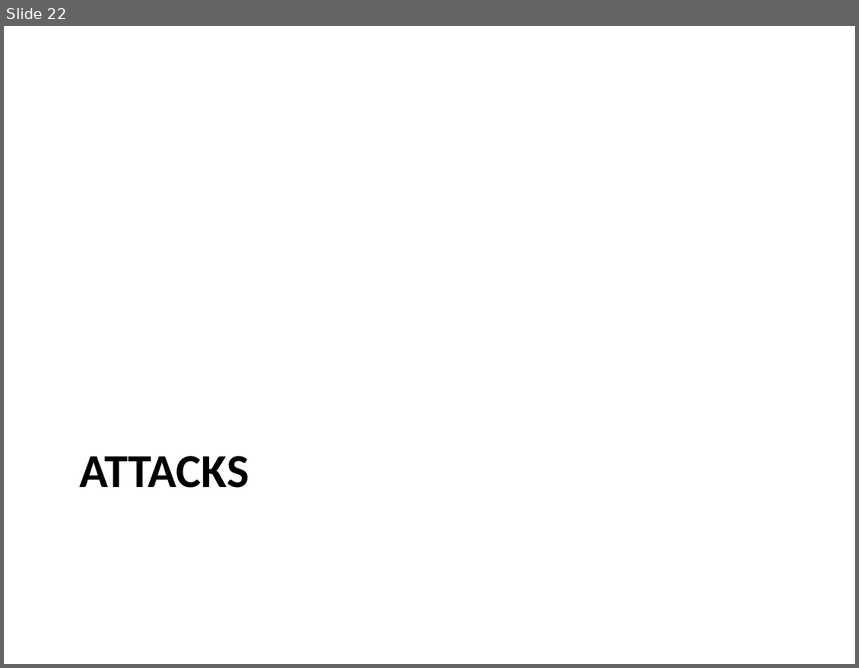
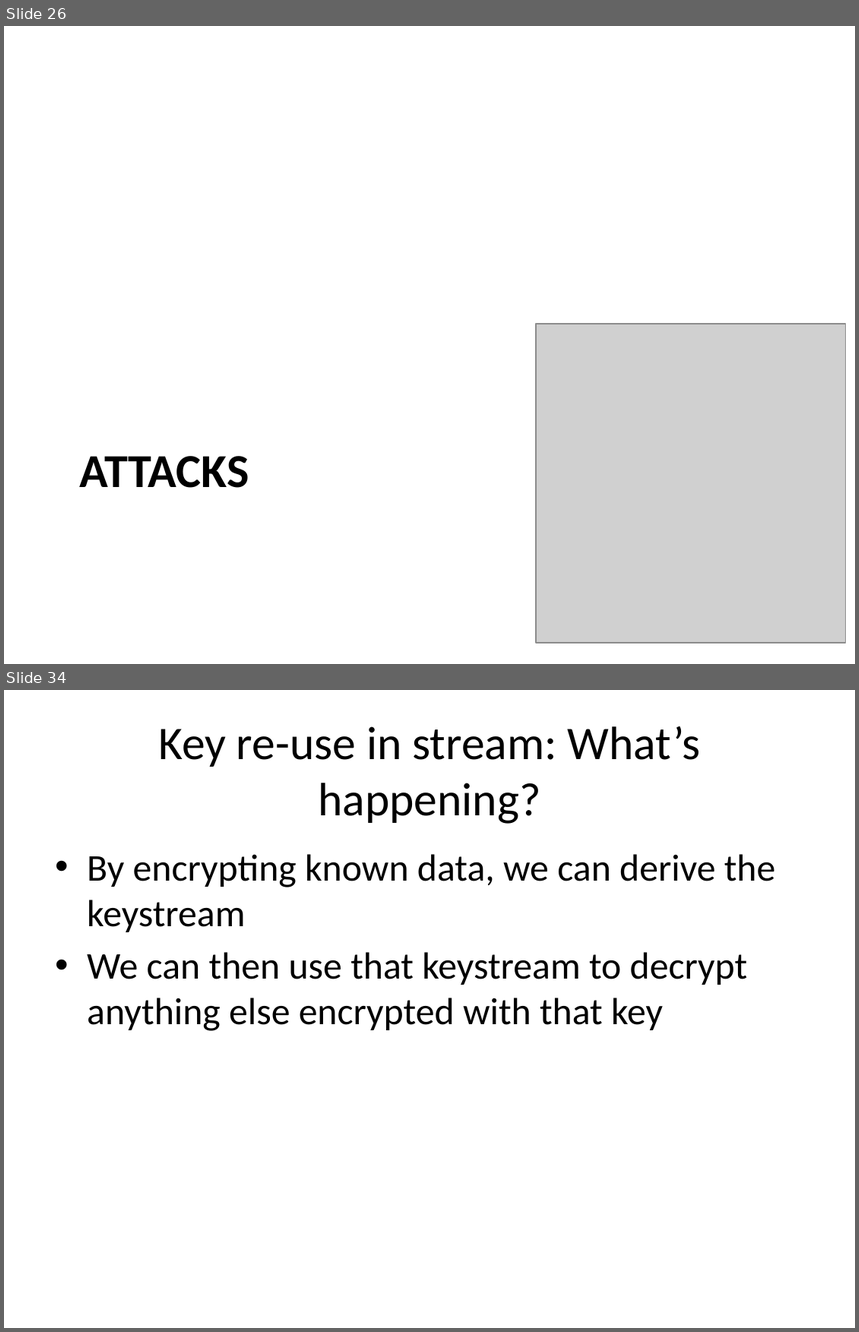
Before and after one commit to iagox86/2013-02-Shmoocon-talk, a slide deck: Shmoocon.pptx. Shown one above the other, each under a label of ours: slide 22 before the commit, slides 26 and 34 after it; the slides between them are not shown. The pictures are 859x668 and 859x1332 pixels, drawn with LibreOffice and Linux fonts; fonts in the diff are those of the drawing; grey boxes stand for pictures. Boxes give left, top, right and bottom in pixels: in the first picture for what was removed or moved away, otherwise in the second. Text is boxed around its words. In the diff, an @@ line names an element or a change of style, - is before the commit and + after.

Commit message:
Added some more images, a ton more slides

```diff
--- a/Shmoocon.pptx
+++ b/Shmoocon.pptx
@@ slide 34 added at (4, 690, 855, 1328), background #FFFFFF @@
@@ title added at (158, 726, 700, 824), 39.6 pt, text #000000 @@
+Key re-use in stream: What’s happening?
@@ text added at (87, 854, 776, 1031), 32 pt, text #000000 @@
+• By encrypting known data, we can derive the keystream
+• We can then use that keystream to decrypt anything else encrypted with that key
@@ what was slide 22 is now slide 26 @@
@@ slide 26 changed as well @@
@@ picture added at (536, 324, 846, 643) @@
```
Also in this commit, not shown: 8 other slides changed, 33 other slides added, 5 slides removed, 8 other files.
